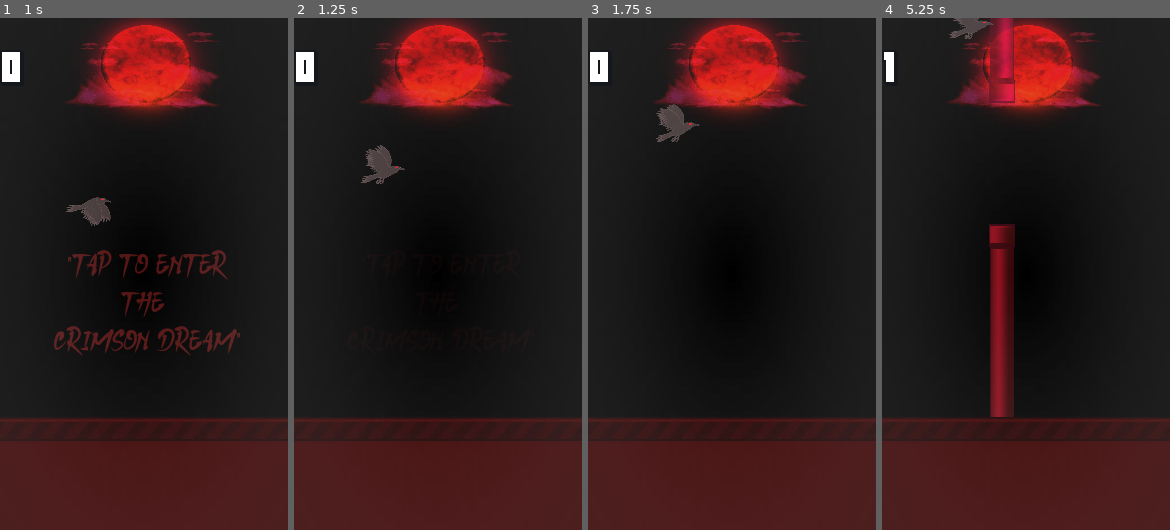
Above: before the commit, frames 1-4 (left to right).
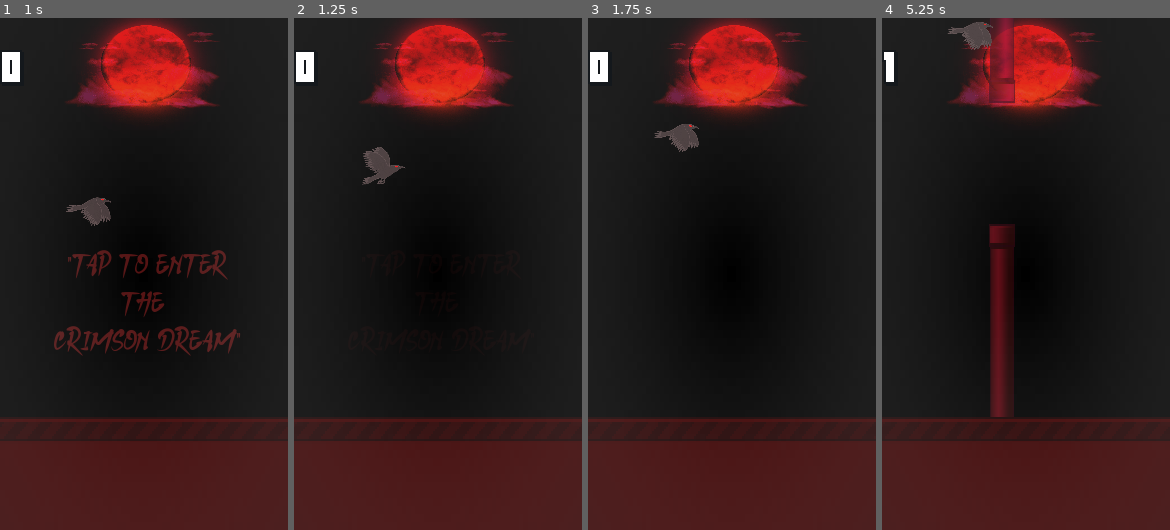
Above: after the commit, the same moments.

Repository: C-V-C-REDDY/the-crimson-dream
Game: Godot game, scene res://Scenes/main.tscn
The game is run twice, just before and just after one commit, with the same random seed, the same clock (stepped at 60 frames per second) and the same inputs.
Inputs (mouse positions are in pixels of both pictures, inside the frame that each line leads up to):
- Up to frame 1 (1 s): tap Enter at 0.5 s; move the mouse to (207, 248) at 0.52 s; click (207, 248) at 0.77 s
- Up to frame 2 (1.25 s): click (501, 248) at 1.07 s
- Up to frame 3 (1.75 s): tap Enter at 1.25 s; move the mouse to (674, 299) at 1.27 s; click (674, 299) at 1.52 s
- Up to frame 4 (5.25 s): click (968, 299) at 1.82 s; move the mouse to (1054, 161) at 2.02 s; move the mouse to (1011, 376) at 2.77 s; click (1011, 376) at 3.02 s; click (1011, 376) at 3.32 s; move the mouse to (1112, 350) at 3.52 s; click (1112, 350) at 3.77 s; click (1112, 350) at 4.07 s; move the mouse to (939, 197) at 4.27 s; click (939, 197) at 4.52 s; click (939, 197) at 4.82 s; move the mouse to (1040, 274) at 5.02 s

Frame 1 is identical in both runs. In frame 2, 0.2% of the frame differs, in the area x 23-39%, y 24-33%; in frame 3, 0.7%; in frame 4, 3.2%, in the area x 22-46%, y 0-78%.

Commit message:
Final Polish

Diff:
--- a/Crimson_Dream/Scenes/pillar.tscn
+++ b/Crimson_Dream/Scenes/pillar.tscn
@@ -11,6 +11,67 @@
 
 [sub_resource type="RectangleShape2D" id="RectangleShape2D_n21g0"]
 size = Vector2(23, 191)
+
+[sub_resource type="Animation" id="Animation_affyb"]
+resource_name = "idle"
+loop_mode = 1
+tracks/0/type = "value"
+tracks/0/imported = false
+tracks/0/enabled = true
+tracks/0/path = NodePath("Toppillar:modulate")
+tracks/0/interp = 1
+tracks/0/loop_wrap = true
+tracks/0/keys = {
+"times": PackedFloat32Array(0, 0.5, 1),
+"transitions": PackedFloat32Array(1, 1, 1),
+"update": 0,
+"values": [Color(1, 0, 0.4834036, 1), Color(0.63140213, 0, 0.28710273, 1), Color(0.9998402, 0.15424809, 0.24928856, 1)]
+}
+tracks/1/type = "value"
+tracks/1/imported = false
+tracks/1/enabled = true
+tracks/1/path = NodePath("Bottompillar:modulate")
+tracks/1/interp = 1
+tracks/1/loop_wrap = true
+tracks/1/keys = {
+"times": PackedFloat32Array(0, 0.5, 1),
+"transitions": PackedFloat32Array(1, 1, 1),
+"update": 0,
+"values": [Color(1, 1, 1, 1), Color(0.585062, 0.585062, 0.5850621, 1), Color(1, 1, 1, 1)]
+}
+
+[sub_resource type="Animation" id="Animation_7id7u"]
+length = 0.001
+tracks/0/type = "value"
+tracks/0/imported = false
+tracks/0/enabled = true
+tracks/0/path = NodePath("Toppillar:modulate")
+tracks/0/interp = 1
+tracks/0/loop_wrap = true
+tracks/0/keys = {
+"times": PackedFloat32Array(0),
+"transitions": PackedFloat32Array(1),
+"update": 0,
+"values": [Color(1, 0, 0.4834036, 1)]
+}
+tracks/1/type = "value"
+tracks/1/imported = false
+tracks/1/enabled = true
+tracks/1/path = NodePath("Bottompillar:modulate")
+tracks/1/interp = 1
+tracks/1/loop_wrap = true
+tracks/1/keys = {
+"times": PackedFloat32Array(0),
+"transitions": PackedFloat32Array(1),
+"update": 0,
+"values": [Color(1, 1, 1, 1)]
+}
+
+[sub_resource type="AnimationLibrary" id="AnimationLibrary_vuetv"]
+_data = {
+&"RESET": SubResource("Animation_7id7u"),
+&"idle": SubResource("Animation_affyb")
+}
 
 [node name="Pillar" type="Node2D"]
 script = ExtResource("1_affyb")
@@ -55,6 +116,12 @@
 
 [node name="VisibleOnScreenNotifier2D" type="VisibleOnScreenNotifier2D" parent="."]
 
+[node name="AnimationPlayer" type="AnimationPlayer" parent="."]
+unique_name_in_owner = true
+libraries = {
+&"": SubResource("AnimationLibrary_vuetv")
+}
+
 [connection signal="body_entered" from="Toppillar" to="." method="_on_toppipe_body_entered"]
 [connection signal="body_entered" from="Bottompillar" to="." method="_on_toppipe_body_entered"]
 [connection signal="body_entered" from="scorearea" to="." method="_on_scorearea_body_entered"]
--- a/Crimson_Dream/Scripts/crow.tscn
+++ b/Crimson_Dream/Scripts/crow.tscn
@@ -46,7 +46,6 @@
 scale = Vector2(0.26399997, 0.21999997)
 sprite_frames = SubResource("SpriteFrames_2g74m")
 animation = &"flap"
-frame_progress = 0.69848704
 
 [node name="CollisionShape2D" type="CollisionShape2D" parent="."]
 position = Vector2(-0.5, 1.5)
--- a/Crimson_Dream/Scripts/pillar.gd
+++ b/Crimson_Dream/Scripts/pillar.gd
@@ -4,6 +4,11 @@
 @onready var bottompillar: Area2D = $Bottompillar
 var current_gap: float = 125.0
 var speed: float = 0.0
+
+
+func _ready() -> void:
+	%AnimationPlayer.play("idle")
+
 
 func set_gap_size(gap_distance: float) -> void:
 	if is_inside_tree() and has_node("Toppillar"):
Not shown: 1 places in Crimson_Dream/Scenes/pillar.tscn that only renumber resources
Not shown, changed: Crimson_Dream/export_presets.cfg
Not shown, added: Crimson_V2_Release/The_Crimson_Dream.zip
Not shown, added: Crimson_V2_Release/The_Crimson_V2_Zip.zip
Not shown, added: Crimson_V2_Release/index.apple-touch-icon.png
Not shown, added: Crimson_V2_Release/index.audio.position.worklet.js
Not shown, added: Crimson_V2_Release/index.audio.worklet.js
Not shown, added: Crimson_V2_Release/index.html
Not shown, added: Crimson_V2_Release/index.icon.png
Not shown, added: Crimson_V2_Release/index.js
Not shown, added: Crimson_V2_Release/index.pck
Not shown, added: Crimson_V2_Release/index.png
(and 1 more such lines)
